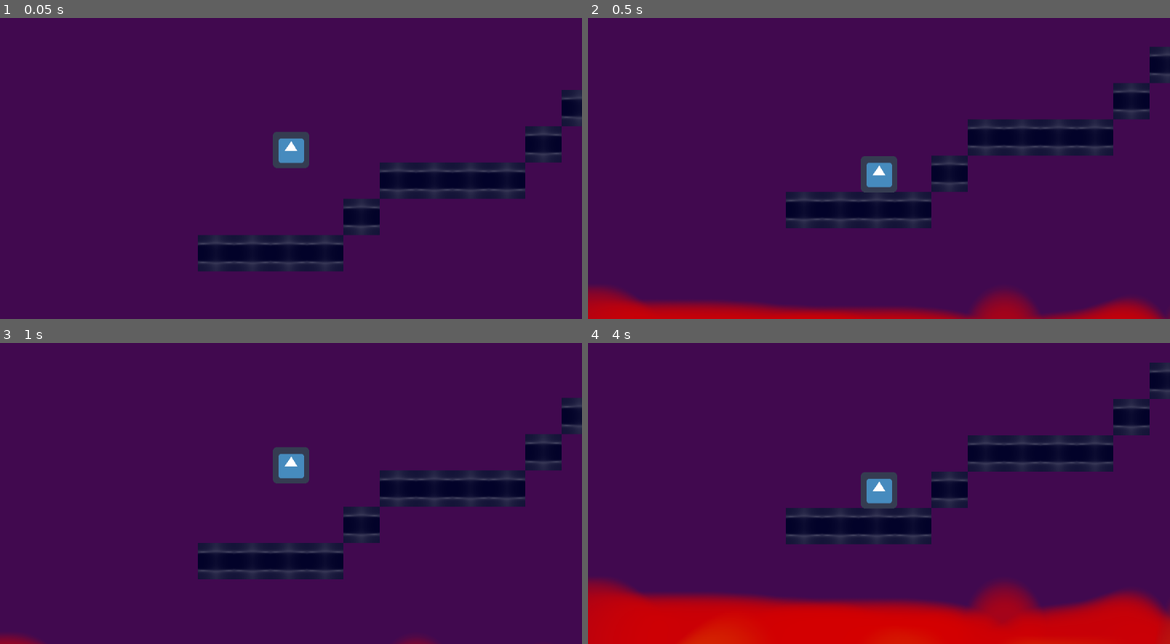
Above: before the commit, frames 1-4 (two rows, left to right).
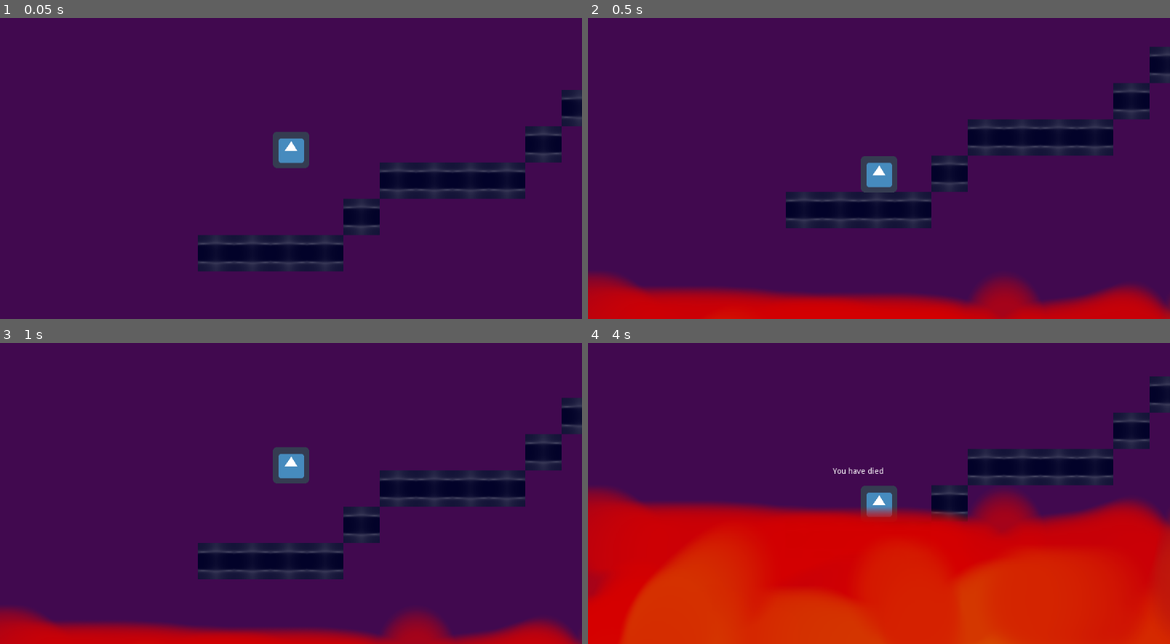
Above: after the commit, the same moments.

Repository: Schmo103/Project-Archimedes-Github-Game-Off-2022-
Game: Godot game, scene res://world.tscn
Same seed, same stepped clock (60 frames per second), same inputs: the game is played once before the commit and once after it. The project has no main scene, so this scene is started directly. The engine's default icon, where the game draws it, is replaced by a stand-in: a white triangle on a blue panel in a dark square.
Inputs:
- Up to frame 1 (0.05 s): no input
- Up to frame 2 (0.5 s): no input
- Up to frame 3 (1 s): tap Enter (ui_accept) at 0.5, 0.77 s
- Up to frame 4 (4 s): tap Enter (ui_accept) at 1.52, 3.02, 3.77 s

Frame 1 is identical in both runs. In frame 2, 7.9% of the frame differs, in the area x 0-100%, y 84-100%; in frame 3, 6.4%; in frame 4, 49%, in the area x 0-100%, y 6-100%.

Commit message:
Update lava.gd

Diff:
--- a/Archimedes/world/lava.gd
+++ b/Archimedes/world/lava.gd
@@ -3,7 +3,7 @@
 var down_offset = 340 #set initial offset
 #accounts for position of image being in center of image
 onready var HEIGHT = position.y - down_offset #set initial HEIGHT
-var speed = .2
+var speed = 1
 
 func _physics_process(_delta):
 	position.x = get_parent().get_node("player/Camera2D").get_camera_screen_center().x
